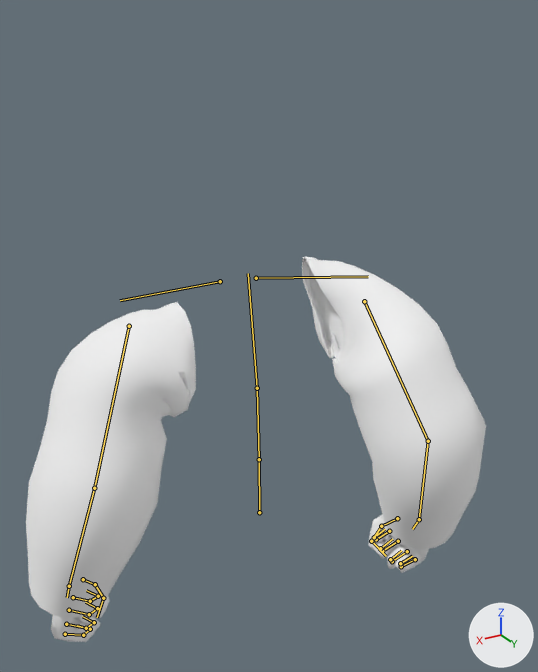
The glTF model public/experiments/out-west/3d/native-v2/viewmodels/outfit.gamblers-frock.glb: old version first, new version second.
Before and after are seen from a 50 mm lens placed at (0.526, 0.972, 1.777), pointed at (-0.036, 0.036, 1.309). The lights are fixed; the arrows at lower right show +X, +Y and +Z. The older version comes first. The bones that change, and the others that lie on the model, are drawn over the model as lines.

In view in the first picture: 'native.skin-part.73.1', 'native.skin-part.73.2'.
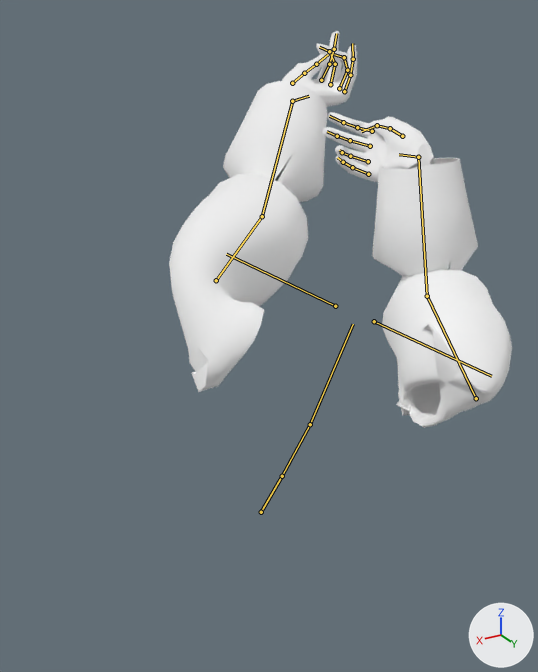
The newer file adds an action. The first version stands in its rest pose; the second is drawn at frame 0 of the action 'Crouch_Shoot_shotgun'.

What differs and where, as boxes [x1, y1, x2, y2] in the pictures (538 x 672 px):
'native.skin-part.73.2', posed (25% narrower): before [26, 257, 486, 618]; after [169, 81, 512, 428]
'native.skin-part.73.1', posed: before [51, 515, 429, 642]; after [282, 31, 434, 182]
bone 'Abdomen', root to tip: before (259, 512) to (259, 459); after (261, 512) to (282, 476)
bone 'Torso', root to tip: before (259, 459) to (257, 388); after (282, 476) to (310, 424)
bone 'Chest', root to tip: before (257, 388) to (248, 273); after (310, 424) to (353, 324)
bone 'ShoulderL', root to tip: before (220, 281) to (120, 300); after (335, 306) to (226, 254)
bone 'UpperArmL', root to tip: before (129, 326) to (94, 488); after (216, 280) to (262, 216)
bone 'LowerArmL', root to tip: before (94, 488) to (69, 586); after (262, 216) to (292, 101)
bone 'WristL', root to tip: before (69, 586) to (67, 597); after (292, 101) to (309, 96)
bone 'Index1L', root to tip: before (73, 597) to (90, 601); after (321, 80) to (329, 64)
bone 'Index2L', root to tip: before (90, 601) to (98, 596); after (329, 64) to (334, 49)
bone 'Index3L', root to tip: before (98, 596) to (86, 590); after (334, 49) to (336, 33)
bone 'Middle2L', root to tip: before (89, 614) to (97, 608); after (335, 64) to (329, 51)
bone 'Middle3L', root to tip: before (97, 608) to (85, 602); after (329, 51) to (319, 47)
bone 'Pinky1L', root to tip: before (65, 634) to (83, 635); after (344, 91) to (350, 75)
bone 'Pinky2L', root to tip: before (83, 635) to (90, 629); after (350, 75) to (353, 59)
bone 'Pinky3L', root to tip: before (90, 629) to (77, 625); after (353, 59) to (352, 43)
bone 'Ring1L', root to tip: before (66, 624) to (86, 628); after (339, 88) to (347, 70)
bone 'Ring2L', root to tip: before (86, 628) to (94, 622); after (347, 70) to (344, 57)
bone 'Ring3L', root to tip: before (94, 622) to (82, 616); after (344, 57) to (334, 54)
bone 'Thumb1L', root to tip: before (83, 579) to (95, 584); after (292, 83) to (304, 73)
bone 'Thumb2L', root to tip: before (95, 584) to (103, 598); after (304, 73) to (316, 64)
bone 'Thumb3L', root to tip: before (103, 598) to (97, 617); after (316, 64) to (328, 54)
bone 'ShoulderR', root to tip: before (256, 278) to (368, 276); after (374, 321) to (491, 376)
bone 'UpperArmR', root to tip: before (364, 301) to (428, 441); after (476, 398) to (427, 296)
bone 'LowerArmR', root to tip: before (428, 441) to (419, 519); after (427, 296) to (418, 157)
bone 'WristR', root to tip: before (419, 519) to (412, 529); after (418, 157) to (399, 154)
bone 'Index1R', root to tip: before (389, 531) to (376, 539); after (372, 131) to (357, 127)
bone 'Index2R', root to tip: before (376, 539) to (374, 537); after (357, 127) to (343, 122)
bone 'Index3R', root to tip: before (374, 537) to (385, 529); after (343, 122) to (329, 116)
bone 'Middle1R', root to tip: before (398, 541) to (382, 551); after (370, 146) to (350, 140)
bone 'Middle2R', root to tip: before (382, 551) to (380, 548); after (350, 140) to (337, 136)
bone 'Middle3R', root to tip: before (380, 548) to (392, 539); after (337, 136) to (327, 131)
bone 'Pinky1R', root to tip: before (415, 559) to (401, 566); after (368, 174) to (352, 167)
bone 'Pinky2R', root to tip: before (401, 566) to (400, 563); after (352, 167) to (343, 162)
bone 'Pinky3R', root to tip: before (400, 563) to (412, 556); after (343, 162) to (337, 157)
bone 'Ring1R', root to tip: before (407, 551) to (392, 561); after (368, 161) to (350, 156)
bone 'Ring2R', root to tip: before (392, 561) to (390, 559); after (350, 156) to (342, 152)
bone 'Ring3R', root to tip: before (390, 559) to (401, 550); after (342, 152) to (339, 150)
bone 'Thumb1R', root to tip: before (397, 518) to (381, 526); after (402, 136) to (390, 128)
bone 'Thumb2R', root to tip: before (381, 526) to (371, 541); after (390, 128) to (377, 125)
bone 'Thumb3R', root to tip: before (371, 541) to (386, 556); after (377, 125) to (361, 131)

The edits, one by one:
Bone 'Abdomen' (bone_abdomen) turns from (0, 0, 0) to (-24, -3, 16) degrees about its own x, y and z.
Bone 'Torso' (bone_torso) turns from (0, 0, 0) to (-1, -6, -1) degrees about its own x, y and z.
Bone 'Chest' (bone_chest) turns from (0, 0, 0) to (-1, -18, 0) degrees about its own x, y and z.
Bone 'ShoulderL' (bone_shoulderl) turns from (0, 0, 0) to (16, -1, -2) degrees about its own x, y and z.
Bone 'UpperArmL' (bone_upperarml) turns from (0, 0, 0) to (92, -14, 51) degrees about its own x, y and z.
Bone 'LowerArmL' (bone_lowerarml) turns from (0, 0, 0) to (33, -174, 42) degrees about its own x, y and z.
Bone 'WristL' (bone_wristl) turns from (0, 0, 0) to (-38, 11, 37) degrees about its own x, y and z.
Bone 'Index1L' (bone_index1l) turns from (0, 0, 0) to (-24, 0, 0) degrees about its own x, y and z.
Bone 'Index2L' (bone_index2l) turns from (0, 0, 0) to (-62, 0, 0) degrees about its own x, y and z.
Bone 'Index3L' (bone_index3l) turns from (0, 0, 0) to (-67, 0, 0) degrees about its own x, y and z.
Bone 'Middle2L' (bone_middle2l) turns from (0, 0, 0) to (-32, 0, 0) degrees about its own x, y and z.
Bone 'Middle3L' (bone_middle3l) turns from (0, 0, 0) to (-46, 0, 0) degrees about its own x, y and z.
Bone 'Pinky1L' (bone_pinky1l) turns from (0, 0, 0) to (-28, 0, 0) degrees about its own x, y and z.
Bone 'Pinky2L' (bone_pinky2l) turns from (0, 0, 0) to (-56, 0, 0) degrees about its own x, y and z.
Bone 'Pinky3L' (bone_pinky3l) turns from (0, 0, 0) to (-62, 0, 0) degrees about its own x, y and z.
Bone 'Ring1L' (bone_ring1l) turns from (0, 0, 0) to (-19, 0, 0) degrees about its own x, y and z.
Bone 'Ring2L' (bone_ring2l) turns from (0, 0, 0) to (-17, 0, 0) degrees about its own x, y and z.
Bone 'Ring3L' (bone_ring3l) turns from (0, 0, 0) to (-35, 0, 0) degrees about its own x, y and z.
Bone 'Thumb1L' (bone_thumb1l) turns from (0, 0, 0) to (5, 0, -20) degrees about its own x, y and z.
Bone 'Thumb2L' (bone_thumb2l) turns from (0, 0, 0) to (-25, 0, 0) degrees about its own x, y and z.
Bone 'Thumb3L' (bone_thumb3l) turns from (0, 0, 0) to (-87, 0, 0) degrees about its own x, y and z.
Bone 'ShoulderR' (bone_shoulderr) turns from (0, 0, 0) to (-1, -4, 33) degrees about its own x, y and z.
Bone 'UpperArmR' (bone_upperarmr) turns from (0, 0, 0) to (95, 17, -76) degrees about its own x, y and z.
Bone 'LowerArmR' (bone_lowerarmr) turns from (0, 0, 0) to (21, 149, -61) degrees about its own x, y and z.
Bone 'WristR' (bone_wristr) turns from (0, 0, 0) to (-67, -66, -28) degrees about its own x, y and z.
Bone 'Index1R' (bone_index1r) turns from (0, 0, 0) to (-67, 0, -10) degrees about its own x, y and z.
Bone 'Index2R' (bone_index2r) turns from (0, 0, 0) to (-54, 0, 0) degrees about its own x, y and z.
Bone 'Index3R' (bone_index3r) turns from (0, 0, 0) to (-61, 0, 0) degrees about its own x, y and z.
Bone 'Middle1R' (bone_middle1r) turns from (0, 0, 0) to (-17, 0, 0) degrees about its own x, y and z.
Bone 'Middle2R' (bone_middle2r) turns from (0, 0, 0) to (-54, 0, 0) degrees about its own x, y and z.
Bone 'Middle3R' (bone_middle3r) turns from (0, 0, 0) to (-61, 0, 0) degrees about its own x, y and z.
Bone 'Pinky1R' (bone_pinky1r) turns from (0, 0, 0) to (-18, 0, 0) degrees about its own x, y and z.
Bone 'Pinky2R' (bone_pinky2r) turns from (0, 0, 0) to (-49, 0, 0) degrees about its own x, y and z.
Bone 'Pinky3R' (bone_pinky3r) turns from (0, 0, 0) to (-58, 0, 0) degrees about its own x, y and z.
Bone 'Ring1R' (bone_ring1r) turns from (0, 0, 0) to (-6, 0, 0) degrees about its own x, y and z.
Bone 'Ring2R' (bone_ring2r) turns from (0, 0, 0) to (-44, 0, 0) degrees about its own x, y and z.
Bone 'Ring3R' (bone_ring3r) turns from (0, 0, 0) to (-54, 0, 0) degrees about its own x, y and z.
Bone 'Thumb1R' (bone_thumb1r) turns from (0, 0, 0) to (-5, 0, 40) degrees about its own x, y and z.
Bone 'Thumb2R' (bone_thumb2r) turns from (0, 0, 0) to (-15, 0, 0) degrees about its own x, y and z.
Bone 'Thumb3R' (bone_thumb3r) turns from (0, 0, 0) to (-62, 0, 0) degrees about its own x, y and z.
